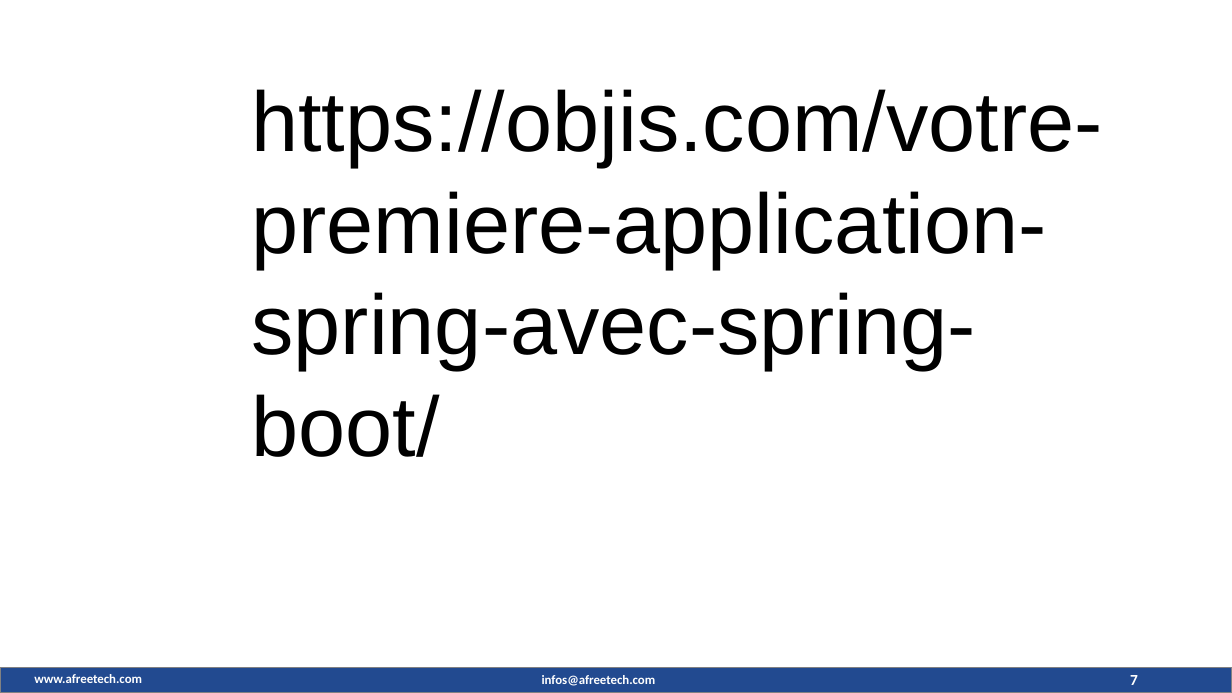
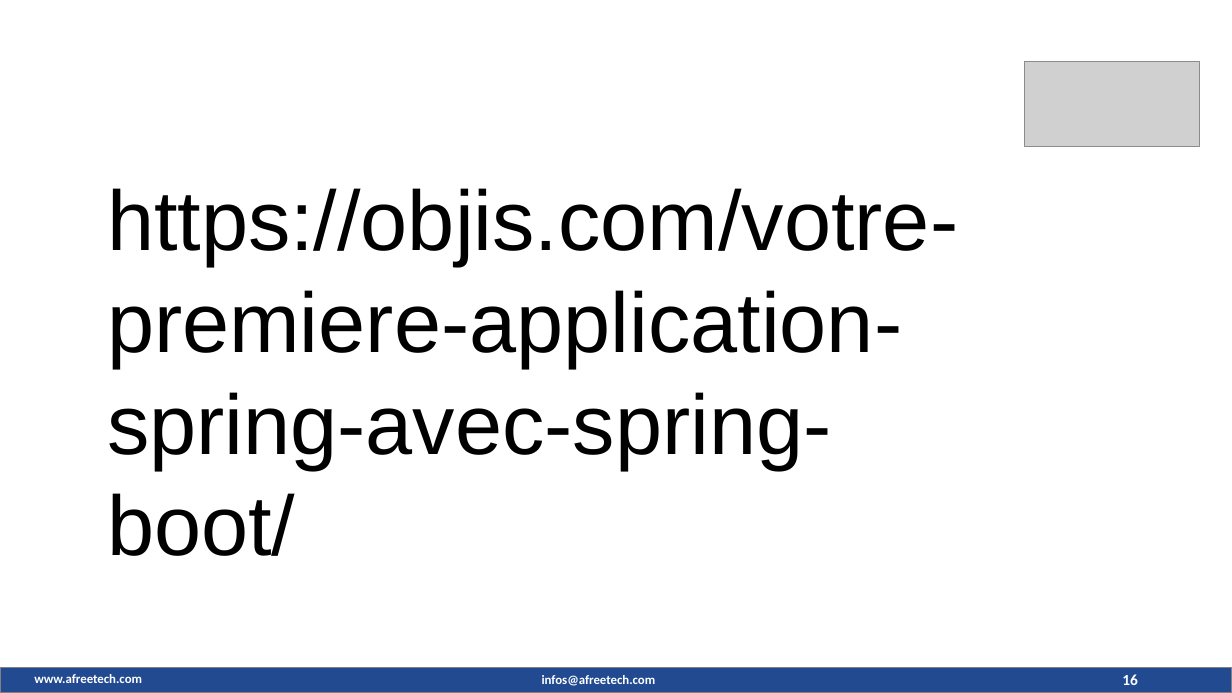
Before and after one commit to maximedorlin/maximedorlin, a slide deck: slide 16 of sprint boot.pptx (slide 7 before the commit). Drawn at 1232x693 pixels with LibreOffice and Linux fonts; fonts in the diff are those of the drawing; grey boxes stand for pictures; background and template pictures are left out. Boxes give left, top, right and bottom in pixels: in the first picture for what was removed or moved away, otherwise in the second. Text is boxed around its words. In the diff, an @@ line names an element or a change of style, - is before the commit and + after.

```diff
--- a/sprint boot.pptx
+++ b/sprint boot.pptx
@@ picture added at (1025, 61, 1201, 147) @@
@@ text "https://objis.com/votre-premiere-application-spring-avec-spr ...": place and size @@
-text "https://objis.com/votre-premiere-application-spring-avec-spr ..." at (251, 89, 1102, 457)
+text "https://objis.com/votre-premiere-application-spring-avec-spr ..." at (107, 188, 958, 556)
@@ page number at (1122, 674, 1138, 685): text changed @@
-7
+16
```
Also in this commit, not shown: 9 other slides changed, 5 slides added, 4 slides removed.
